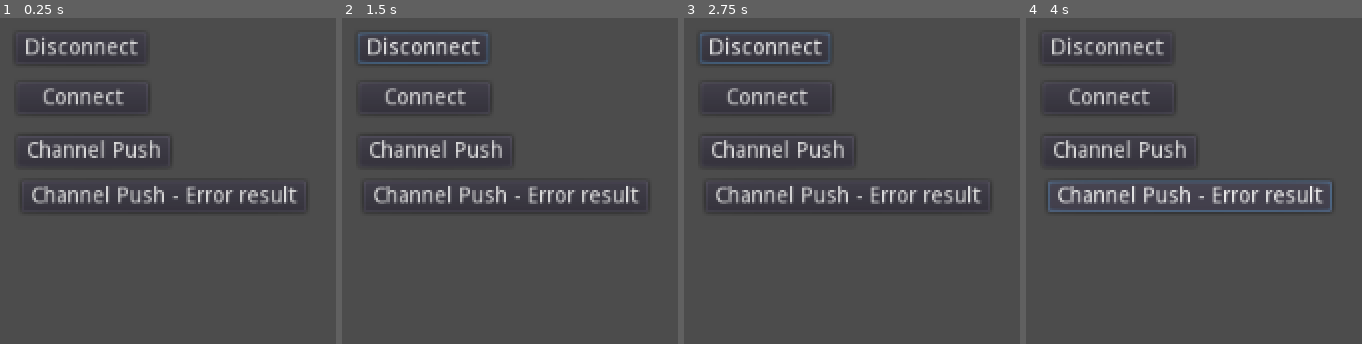
Above: before the commit, frames 1-4 (left to right).
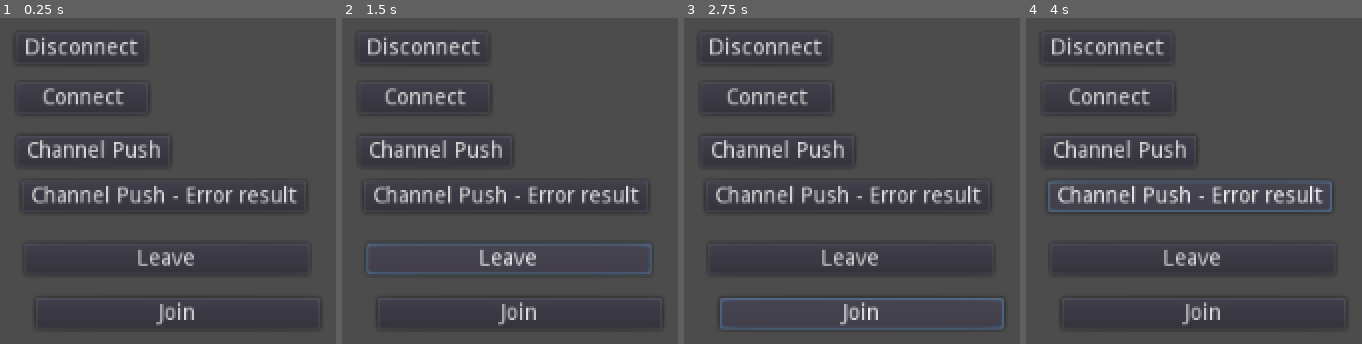
Above: after the commit, the same moments.

Repository: alfredbaudisch/GodotPhoenixChannels
Game: Godot game, scene res://Demo/Node.tscn
Two runs of this game, one before a commit and one after it. Both use one fixed random seed, a clock stepped at 60 frames per second and the inputs below.
Inputs (mouse positions are in pixels of both pictures, inside the frame that each line leads up to):
- Up to frame 1 (0.25 s): no input
- Up to frame 2 (1.5 s): click "Disconnect" at 0.5 s; click (510, 259) at 1.25 s, where only the run after the commit has a clickable "Leave"
- Up to frame 3 (2.75 s): click (862, 314) at 2 s, where only the run after the commit has a clickable "Join"
- Up to frame 4 (4 s): click "Channel Push" at 2.75 s; click "Channel Push - Error result" at 3.5 s

The runs differ from the first frame. In frame 1, 1.1% of the frame differs, in the area x 11-88%, y 71-94%; in frame 2, 2.4%; in frame 3, 2.9%, in the area x 4-96%, y 4-96%; in frame 4, 1.1%.

Commit message:
Close #13: Channel leave and close; better handling of trigger event

Diff:
--- a/Demo/Node.tscn
+++ b/Demo/Node.tscn
@@ -37,7 +37,23 @@
 margin_bottom = 115.0
 text = "Channel Push - Error result"
 
+[node name="Button5" type="Button" parent="Control"]
+margin_left = 6.0
+margin_top = 135.0
+margin_right = 188.0
+margin_bottom = 155.0
+text = "Leave"
+
+[node name="Button6" type="Button" parent="Control"]
+margin_left = 13.0
+margin_top = 170.0
+margin_right = 195.0
+margin_bottom = 190.0
+text = "Join"
+
 [connection signal="pressed" from="Control/Button" to="." method="_on_Button_pressed"]
 [connection signal="pressed" from="Control/Button2" to="." method="_on_Button2_pressed"]
 [connection signal="pressed" from="Control/Button3" to="." method="_on_Button3_pressed"]
 [connection signal="pressed" from="Control/Button4" to="." method="_on_Button4_pressed"]
+[connection signal="pressed" from="Control/Button5" to="." method="_on_Button5_pressed"]
+[connection signal="pressed" from="Control/Button6" to="." method="_on_Button6_pressed"]
--- a/Demo/Playground.gd
+++ b/Demo/Playground.gd
@@ -18,6 +18,7 @@
 	channel.connect("on_event", self, "_on_channel_event")
 	channel.connect("on_join_result", self, "_on_channel_join_result")
 	channel.connect("on_error", self, "_on_channel_error")
+	channel.connect("on_close", self, "_on_channel_close")
 
 	get_parent().call_deferred("add_child", phoenix, true)
 	phoenix.connect_socket()
@@ -33,6 +34,9 @@
 	print("_on_Phoenix_socket_error: ", " ", payload)
 
 func _on_channel_event(event, payload, status):
+	if status == PhoenixChannel.STATUS.ok:
+		print("OK!")
+
 	print("_on_channel_event:  ", event, ", ", status, ", ", payload)
 
 func _on_channel_join_result(status, result):
@@ -40,6 +44,9 @@
 
 func _on_channel_error(error):
 	print("_on_channel_error:  ", error)
+
+func _on_channel_close(closed):
+	print("_on_channel_close:  ", closed)
 
 func _on_Phoenix_socket_connecting(is_connecting):
 	print("_on_Phoenix_socket_connecting: ", " ", is_connecting)
@@ -55,3 +62,11 @@
 
 func _on_Button4_pressed():
 	channel.push("hit", {error = true})
+
+
+func _on_Button5_pressed():
+	channel.leave()
+
+
+func _on_Button6_pressed():
+	channel.join()
--- a/Phoenix/Scripts/Channel.gd
+++ b/Phoenix/Scripts/Channel.gd
@@ -24,7 +24,7 @@
 enum ChannelStates {CLOSED, ERRORED, JOINED, JOINING, LEAVING}
 
 signal on_join_result(event, payload)
-signal on_event(event, payload)
+signal on_event(event, payload, status)
 signal on_error(error)
 signal on_close(params)
 
@@ -61,11 +61,21 @@
 func is_joining() -> bool: return _state == ChannelStates.JOINING
 func is_leaving() -> bool: return _state == ChannelStates.LEAVING
 
-func join():
+func leave() -> bool:
+	if !is_leaving() and !is_closed():
+		push(CHANNEL_EVENTS.leave, {})
+		_state = ChannelStates.LEAVING
+		return true
+
+	return false
+
+func join() -> bool:
 	if not _joined_once:
-		_rejoin()
-
-func close(params, should_rejoin := false):
+		return _rejoin()
+
+	return false
+
+func close(params := {}, should_rejoin := false):
 	_joined_once = false
 	_state = ChannelStates.CLOSED
 	emit_signal("on_close", params)
@@ -104,24 +114,33 @@
 	if message.get_payload().has("status"):
 		status = message.get_payload().status
 
+	# Event related to the channel connection/status
 	if message.get_ref() == _join_ref:
-		if message.get_event() == CHANNEL_EVENTS.error:
-			var reset_rejoin := is_joined()
-			_error(message.get_payload())
-			_start_rejoin(reset_rejoin)
-
-		else:
-			_state = ChannelStates.JOINED if status == STATUS.ok else ChannelStates.ERRORED
-
-			if _state == ChannelStates.JOINED:
-				_joined_once = true
-				_rejoin_pos = -1
-			else:
-				_joined_once = false
-				_start_rejoin()
-
-			emit_signal("on_join_result", status, message.get_response())
-
+		match message.get_event():
+			CHANNEL_EVENTS.error:
+				var reset_rejoin := is_joined()
+				_error(message.get_payload())
+				_start_rejoin(reset_rejoin)
+
+			CHANNEL_EVENTS.close:
+				if _state == ChannelStates.LEAVING:
+					close({reason = "leave"})
+				else:
+					close({reason = "unexpected_close"}, true)
+
+			_:
+				_state = ChannelStates.JOINED if status == STATUS.ok else ChannelStates.ERRORED
+
+				if _state == ChannelStates.JOINED:
+					_joined_once = true
+					_rejoin_pos = -1
+				else:
+					_joined_once = false
+					_start_rejoin()
+
+				emit_signal("on_join_result", status, message.get_response())
+
+	# Event related to push replies, presence or broadcasts
 	else:
 		var event := message.get_event()
 
@@ -129,24 +148,19 @@
 		if event == PRESENCE_EVENTS.diff:
 			pass
 		else:
-			match event:
-				CHANNEL_EVENTS.reply:
-					var pending_event = _get_pending_ref(message.get_ref())
-					if pending_event:
-						event = pending_event
-						_pending_refs.erase(message.get_ref())
-
-				_:
-					pass
-
-			emit_signal("on_event", event, message.get_response(), status)
+			# Try to get event related to the reply
+			if event == CHANNEL_EVENTS.reply:
+				var pending_event = _get_pending_ref(message.get_ref())
+				if pending_event:
+					event = pending_event
+					_pending_refs.erase(message.get_ref())
+
+			if event != CHANNEL_EVENTS.leave:
+				emit_signal("on_event", event, message.get_response(), status)
 
 #
 # Implementation
 #
-
-func _event(event, payload):
-	emit_signal("on_event", payload)
 
 func _error(error):
 	_state = ChannelStates.ERRORED
@@ -167,9 +181,10 @@
 
 	_should_rejoin_until_connected = true
 
-func _rejoin():
+func _rejoin() -> bool:
 	if _state == ChannelStates.JOINING or _state == ChannelStates.JOINED:
-		return
+		return false
+
 	else:
 		if _socket.can_push(CHANNEL_EVENTS.join):
 			if _should_rejoin_until_connected and !_rejoin_timer.is_stopped():
@@ -181,9 +196,11 @@
 			var ref = _socket.make_ref()
 			_join_ref = ref
 			_socket.push(_socket.compose_message(CHANNEL_EVENTS.join, _params, _topic, ref, _join_ref))
+			return true
 
 		else:
 			_should_rejoin_until_connected = true
+			return false
 
 func _get_pending_ref(ref):
 	if _pending_refs.has(ref):
@@ -197,5 +214,5 @@
 
 func _on_Timer_timeout():
 	if _should_rejoin_until_connected:
-		if not _joined_once and _state != ChannelStates.JOINING:
+		if not _joined_once:
 			_rejoin()
